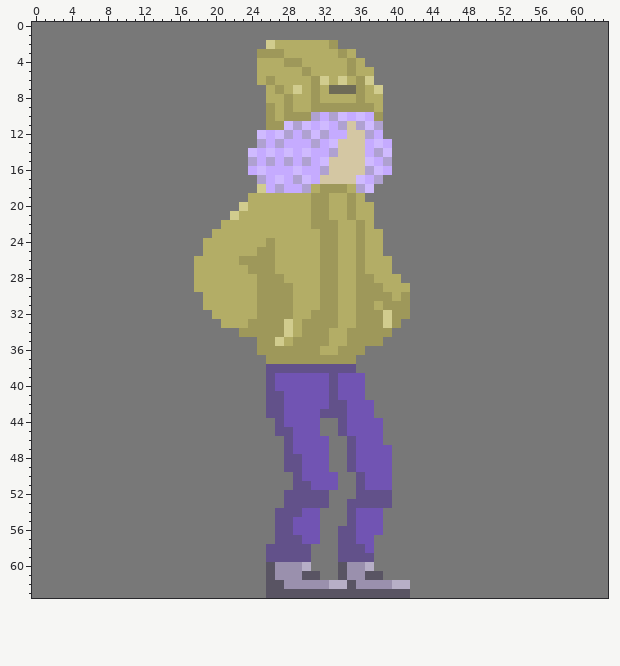
Pixel-art file: Workfiles/newCharacter.aseprite. The picture above is the old version.
64x64 pixels, 1 frame.
The result:
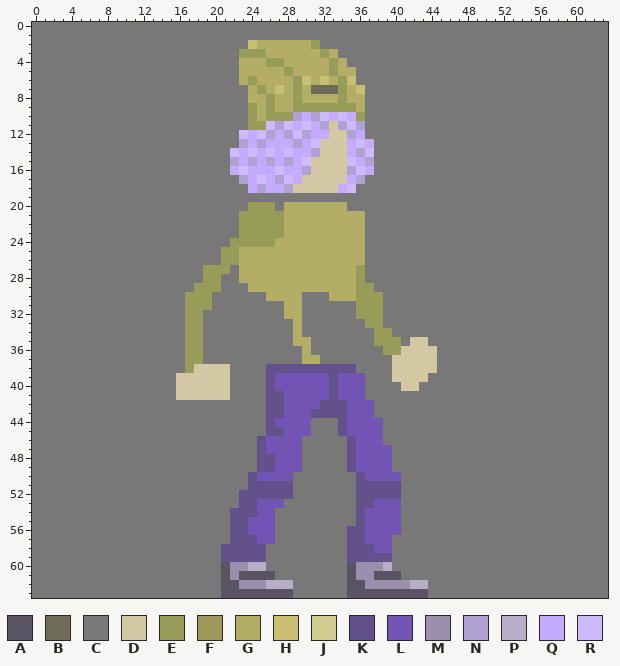
Palette (. is transparent): A #595463  B #6e6b57  C #787878  D #d4c7a3  E #989c59  F #9e985a  G #b3ad66  H #c9bf73  J #d1cc8e  K #62518a  L #7154b3  M #9a90ad  N #afa1d1  P #b7afc7  Q #c5abff  R #cfbaff
Edits made:
layer "Layer 1" now hidden
layer "Layer 2" added
Changed rows in their new state; - is an unchanged pixel.
first column x 16:
 2 --------HGG----ECC-----------
 3 -------EEEGG----E-CC---------
 4 -------GG-EEGG---E-CC--------
 5 -------GG---E-G--E-GCC-------
 6 -------GE-G--EHGH-EHCC-------
 7 --------GE-H-E-BB-EGHCC------
 8 --------GGE-GE-G--E-GCC------
 9 --------EGE-GEEEEEEEGCC------
10 --------EGEEENQ-RQ--ECC------
11 --------EERN-Q--ND-R-CC------
12 -------RQ-NQ-R-QQDDNQCC------
13 -------NQ--Q-N-RDD-QR-CC-----
14 ------RQ------QNDD-QNRCC-----
15 ------NQ------RDD--RQNCC-----
16 ------QR-Q-R-QNDD--NRQCC-----
17 -------NQR-NRQDD---QNCC------
18 --------QN-QNDDDDDQRCC-------
19 --------CCCCCCCCCCCCC--------
20 -------CEEEC---GG--CCC-------
21 ------CEEEEE---GG--G-C-------
22 -----CCEEEEE---GGG--GC-------
23 ----CCCEEEEE----GG--GCC------
24 ---CCCEEEEE-----GG--GCC------
25 ---CCEE--GG-----GG--GCC------
26 --CCCEEGGGG-----GG--GCCC-----
27 --CEEEC-GGG-----GG--ECCC-----
28 --CEECC--GGG----GG--ECCCC----
29 --EEECCC-GGGG---GG--EECCCC---
30 -EEECCCCCCGGG-CCCG--EEECCC---
31 -EEECCCCCCCCG-CCCCCCEEECCC---
32 -EE-CCCCCCCCG-CCCCCCEEECCC---
33 -EE--CCCCCCCC-CCCCCCCEECC----
34 -EE----CCCCCC-CCCCCCCCEE-----
35 -EE------CCCCGGCCCCCCCEEE-DD-
36 -EE------CCCCCGCCCCCC--EEDDDD
37 -EE-------CCCCGGCCCC----DDDDD
38 -EDDDD------------------DDDDD
39 DDDDDD------------------DDDD-
40 DDDDDD-------------------DD--
41 DDDDDD-----------------------
42 ----------------K------------
43 ---------------K-------------
44 ----------KL---C-------------
45 ----------K-L--C-------------
46 ---------KLLL-CCC------------
47 ---------KLLL-CCC------------
48 ---------KKLLLCCC------------
49 ---------KKLLLCCC------------
50 --------KLLLLCCCCC------L----
51 --------KKKKKCCCCC---KKKK----
52 -------KKKKK-CCCC-------K----
53 -------KKLLLCCCCC--C--LLL----
54 ------KKKLLCCCCC---CK--LL----
55 ------KKLLLCCCCC---CK--LL----
56 ------KKLLLCCCCC--C-K--LL----
57 ------KKKLLCCCCC--C-K-LL-----
58 -----KKKKKCCCCC---C--KLL-----
59 -----KKKKKCCCCC---C---KK-----
60 -----AMMPPCCCCC---CA-MMP-----
61 -----AMAAA-CCCCC--CA-M-AA----
62 -----AAMMMPPPCCCCCC-A---MMPP-
63 -----AAAAA---CCCCCC-------AA-
Where, in picture pixels (left, top, right, bottom), the same in both pictures:
changed: (176, 40, 437, 598)
